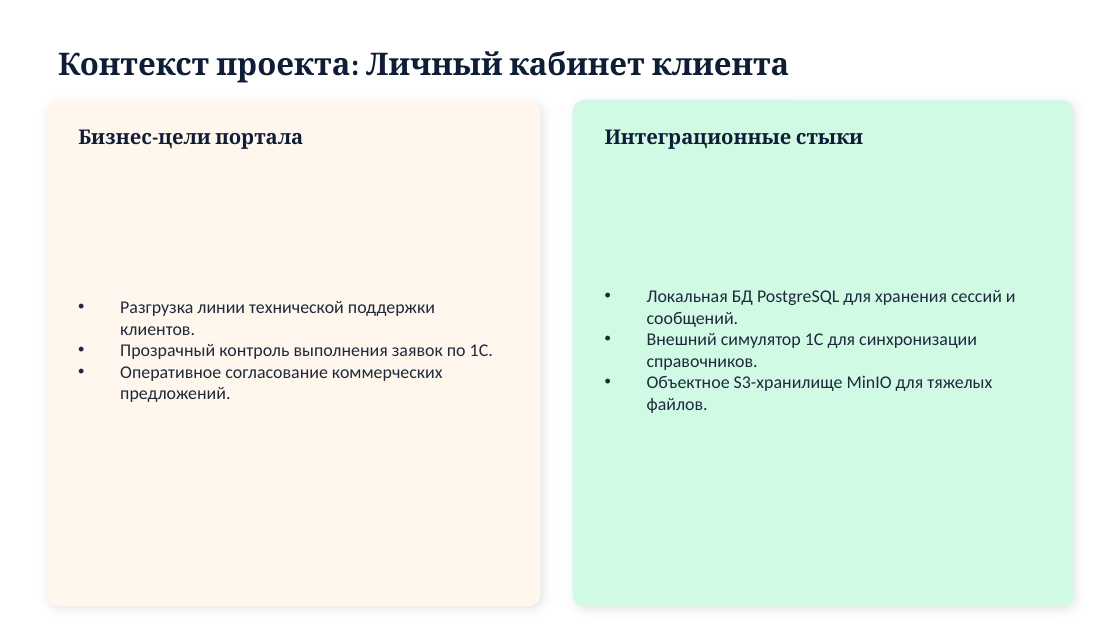
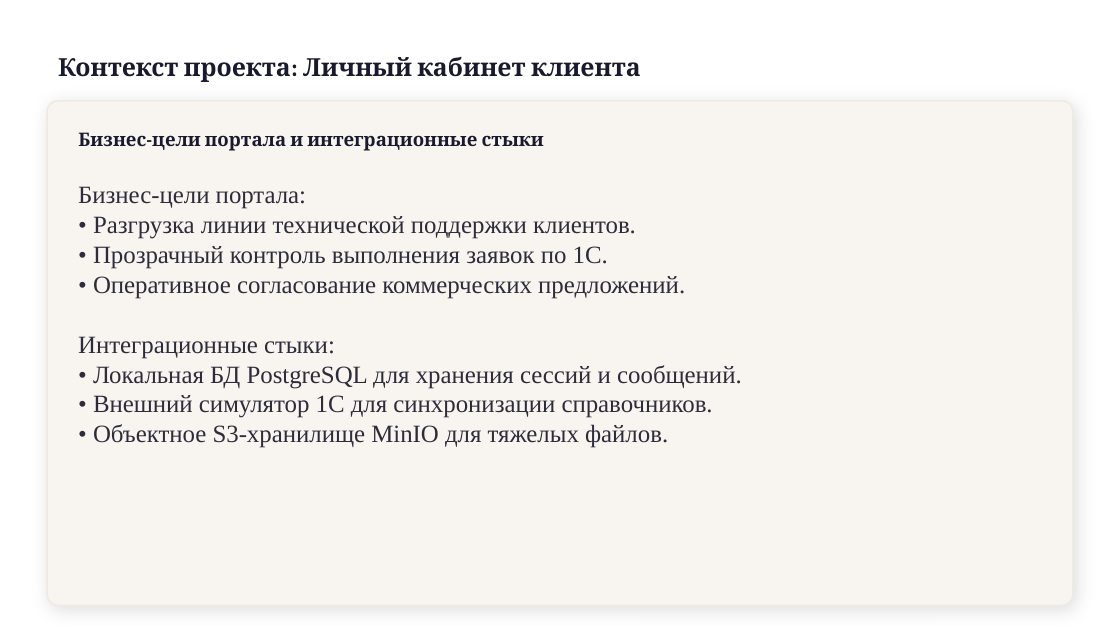
Before and after one commit to x2latte/tppo-presentation-hub--3-, a slide deck: slide 4 of presentations/output/P1_Диаграмма_прецедентов.pptx (slide 3 before the commit). Drawn at 1120x630 pixels with LibreOffice and Linux fonts; fonts in the diff are those of the drawing. Boxes give left, top, right and bottom in pixels: in the first picture for what was removed or moved away, otherwise in the second. Text is boxed around its words. In the diff, an @@ line names an element or a change of style, - is before the commit and + after.

```diff
--- a/presentations/output/P1_Диаграмма_прецедентов.pptx
+++ b/presentations/output/P1_Диаграмма_прецедентов.pptx
@@ text "Контекст проекта: Личный кабинет клиента" at bbox=[58, 57, 641, 82]: size 20 to 16 pt, text colour #0F1E36 to #1A1A2E @@
@@ rounded rectangle removed at bbox=[47, 101, 540, 605] @@
@@ rounded rectangle added at bbox=[47, 101, 1073, 605], fill #F8F4F0, outline #EFEAE3 1 pt @@
@@ rounded rectangle removed at bbox=[573, 101, 1073, 605] @@
@@ text at bbox=[78, 132, 544, 151]: text changed; size 13 to 12 pt; text colour #0F1E36 to #1A1A2E @@
-Бизнес-цели портала
+Бизнес-цели портала и интеграционные стыки
@@ text removed at bbox=[605, 129, 863, 149] @@
-Интеграционные стыки
@@ text "Бизнес-цели портала:" at bbox=[78, 186, 742, 448]: vertical alignment middle to top @@
@@ text at bbox=[78, 186, 742, 448]: text changed; size 11.5 to 16 pt; font Calibri to Times New Roman; text colour #1E293B to #2D2D3A @@
-• Локальная БД PostgreSQL для хранения сессий и сообщений.
-• Внешний симулятор 1С для синхронизации справочников.
-• Объектное S3-хранилище MinIO для тяжелых файлов.
+Бизнес-цели портала:
+• Разгрузка линии технической поддержки клиентов.
+• Прозрачный контроль выполнения заявок по 1С.
+• Оперативное согласование коммерческих предложений.
+Интеграционные стыки:
+• Локальная БД PostgreSQL для хранения сессий и сообщений.
+• Внешний симулятор 1С для синхронизации справочников.
+• Объектное S3-хранилище MinIO для тяжелых файлов.
@@ text removed at bbox=[120, 301, 493, 402] @@
-• Разгрузка линии технической поддержки клиентов.
-• Прозрачный контроль выполнения заявок по 1С.
-• Оперативное согласование коммерческих предложений.
```
Also in this commit, not shown: 12 other slides changed, 1 slide added, 12 other files.
